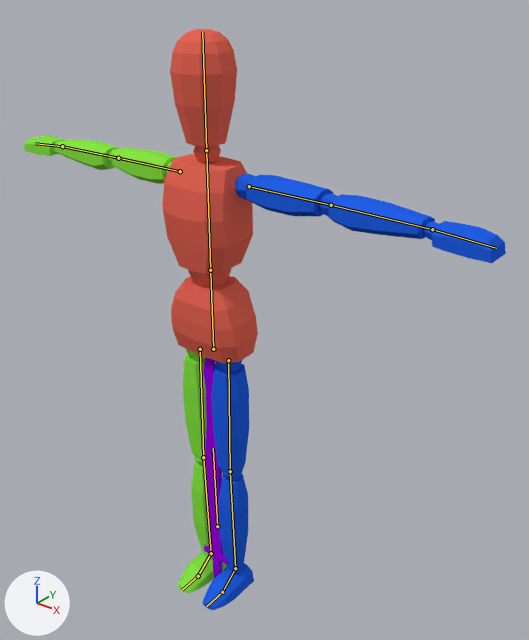
The Blender file Various Tests and Scripts/Assets/Own Stuff/SL Rigged Doll.blend as it was, and as the next commit left it.
Both versions are drawn from a 50 mm lens placed at (1.273, -1.358, 1.853), pointed at (0.097, 0.113, 0.941). The axes (+X, +Y, +Z) are drawn at lower left. The lights are the same throughout. The bones that bend it are drawn over the model as lines.

In view in the first picture: 'Cube', 'Sword'.
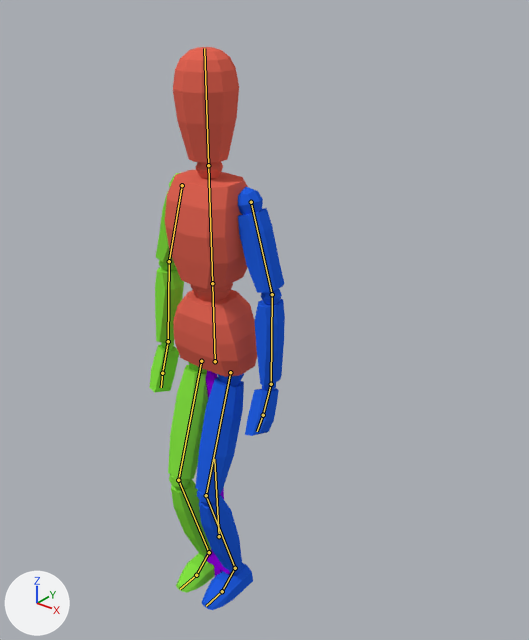
The newer file adds an action. The first version stands in its rest pose; the second is drawn at frame 50 of the action 'Untitled.002'.

Boxes (x1, y1, x2, y2) around the edits, measured in the pictures (529 x 640 px):
'Cube', posed (72% narrower): before (24, 29, 506, 610); after (150, 47, 285, 610)
bone 'Hip', root to tip: before (213, 349) to (210, 270); after (215, 361) to (212, 283)
bone 'Upper Arm.L', root to tip: before (249, 186) to (331, 205); after (251, 202) to (272, 294)
bone 'Lower Arm.L', root to tip: before (331, 205) to (432, 229); after (272, 294) to (271, 384)
bone 'Hand.L', root to tip: before (432, 229) to (496, 248); after (271, 384) to (263, 415)
bone 'Upper Arm.R', root to tip: before (180, 171) to (118, 158); after (182, 185) to (169, 261)
bone 'Lower Arm.R', root to tip: before (118, 158) to (62, 146); after (169, 261) to (168, 341)
bone 'Hand.R', root to tip: before (62, 146) to (35, 143); after (168, 341) to (162, 373)

What the commit changed:
Bone 'Hip' (bone_hip) moves from (0.0, 0.0, 0.0) to (0.006, -0.038, 0.001).
Bone 'Upper Arm.L' (bone_upper_arm_l) turns from (0, 0, 0) to (-74, 0, 0) degrees about its own x, y and z.
Bone 'Lower Arm.L' (bone_lower_arm_l) turns from (0, 0, 0) to (-13, -1, -3) degrees about its own x, y and z.
Bone 'Hand.L' (bone_hand_l) turns from (0, 0, 0) to (-1, 0, -17) degrees about its own x, y and z.
Bone 'Upper Arm.R' (bone_upper_arm_r) turns from (0, 0, 0) to (-74, 0, 0) degrees about its own x, y and z.
Bone 'Lower Arm.R' (bone_lower_arm_r) turns from (0, 0, 0) to (-13, 1, 3) degrees about its own x, y and z.
Bone 'Hand.R' (bone_hand_r) turns from (0, 0, 0) to (-1, 0, 17) degrees about its own x, y and z.
Bone 'Leg IK.R' (bone_leg_ik_r) moves from (0.0, 0.0, 0.0) to (-0.007, 0.0, 0.0).
